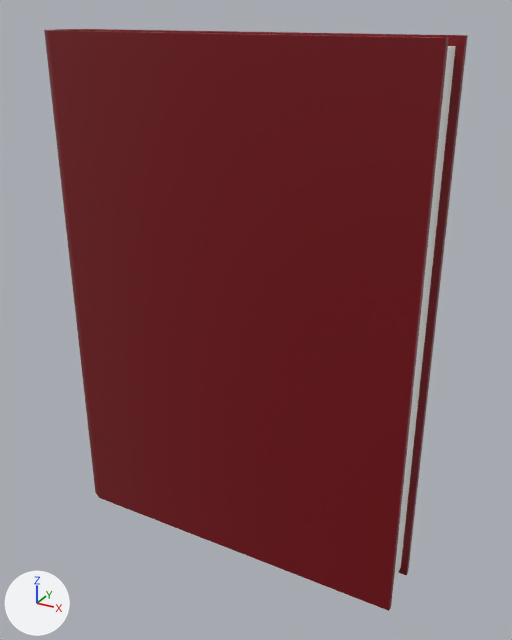
The FBX model WIP/Models/Book/Book.fbx: old version first, new version second.
Camera for both pictures: a 50 mm lens placed at (0.173, -0.298, 0.151), pointed at (0.006, 0.006, -0.001). The lights are fixed; the arrows at lower left show +X, +Y and +Z. Objects named as collision shapes, trigger or cutter boxes, shadow casters or lower levels of detail are left out. Where no turn or scale is listed for an object, it has been applied to the vertices.

The older version as bpy lines, for what is in view:
```python
me_cube = bpy.data.meshes.new('Cube')
me_cube.from_pydata(...)  # 68 vertices, 64 faces; spans x -0.11..0.098, y -0.016..0.016, z -0.141..0.141
# faces by material slot: [50, 14]
me_cube.materials.append(mat_bookcover)  # dark red #75000f
me_cube.materials.append(mat_bookpaper)  # white #ffffff
ob_book = bpy.data.objects.new('Book', me_cube)
ob_book.location = (0.0, 0.0, 0.0)
```
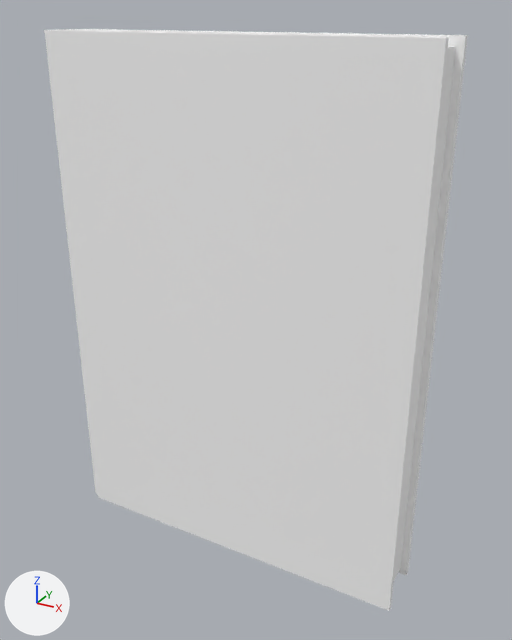
Location of each change, (x1, y1, x2, y2) in pixels of the pictures (512 x 640 px):
part 1 of me_cube, recoloured (red to white): (44, 29, 468, 611) in both

The change in detail:
me_cube has 68 vertices, 64 faces and spans x -0.11..0.098, y -0.016..0.016, z -0.141..0.141.
me_cube is used by ob_book; location (0.0, 0.0, 0.0).
me_cube part 1: all 50 faces that had it switch from mat_bookcover (dark red #75000f) to mat_bookpaper (white #ffffff).
